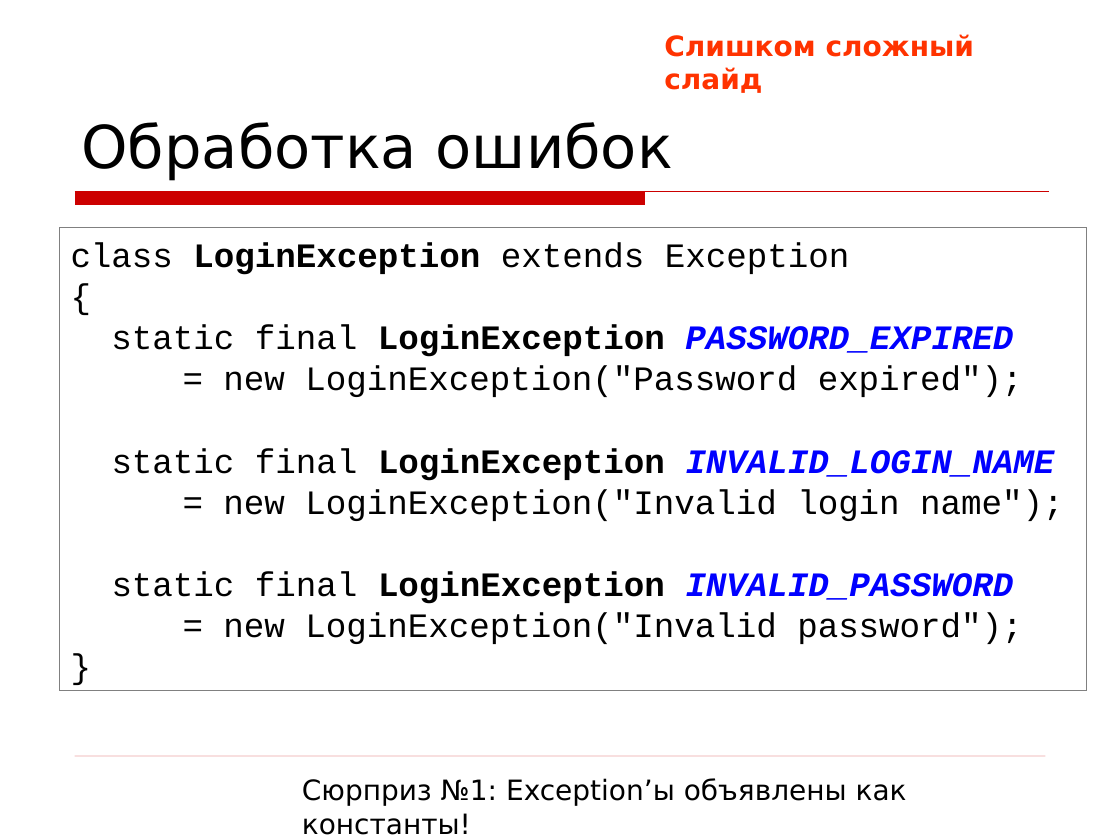
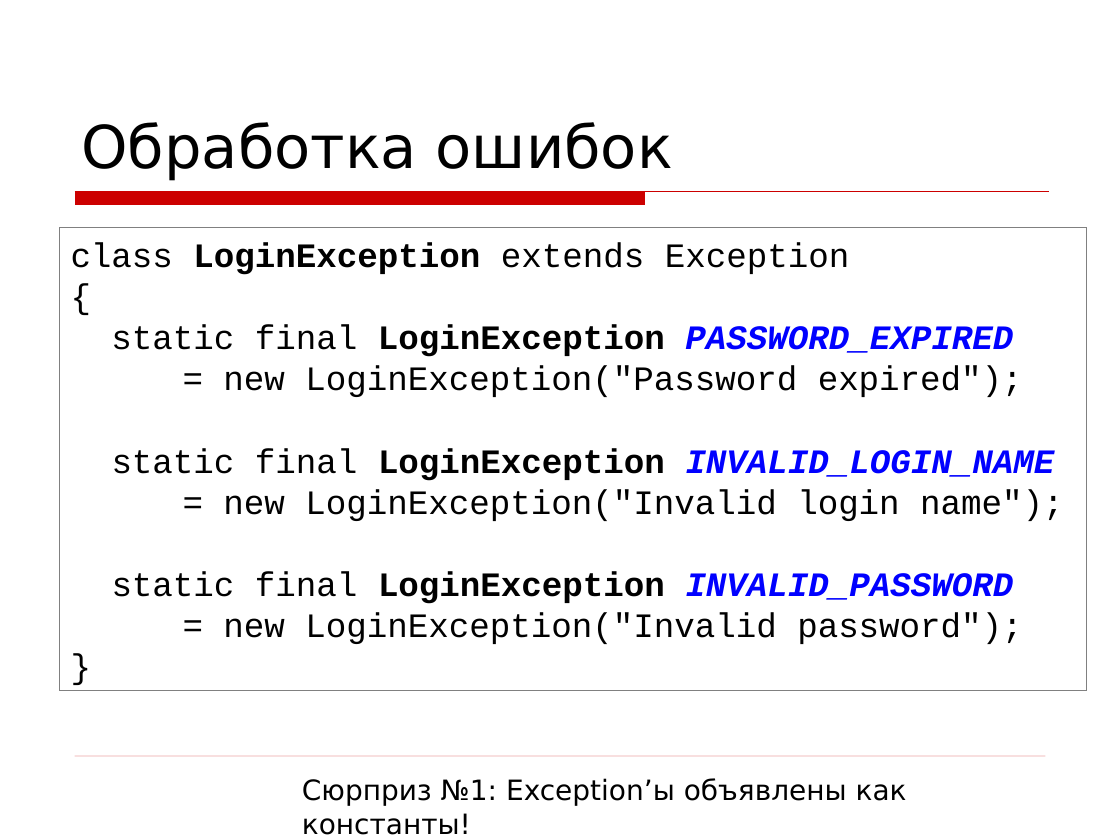
Before and after one commit to asolntsev/presentations, a slide deck: slide 26 of wtf-code/WTF_code.jug-lv.ru.ppt (slide 54 before the commit). Drawn at 1120x840 pixels with LibreOffice and Linux fonts; fonts in the diff are those of the drawing; background and template pictures are left out. Boxes give left, top, right and bottom in pixels: in the first picture for what was removed or moved away, otherwise in the second. Text is boxed around its words. In the diff, an @@ line names an element or a change of style, - is before the commit and + after.

```diff
--- a/wtf-code/WTF_code.jug-lv.ru.ppt
+++ b/wtf-code/WTF_code.jug-lv.ru.ppt
@@ text removed at <box>664,34,974,93</box> @@
-Слишком сложный слайд
```
Also in this commit, not shown: 10 other slides changed, 26 slides removed, 1 other file.
